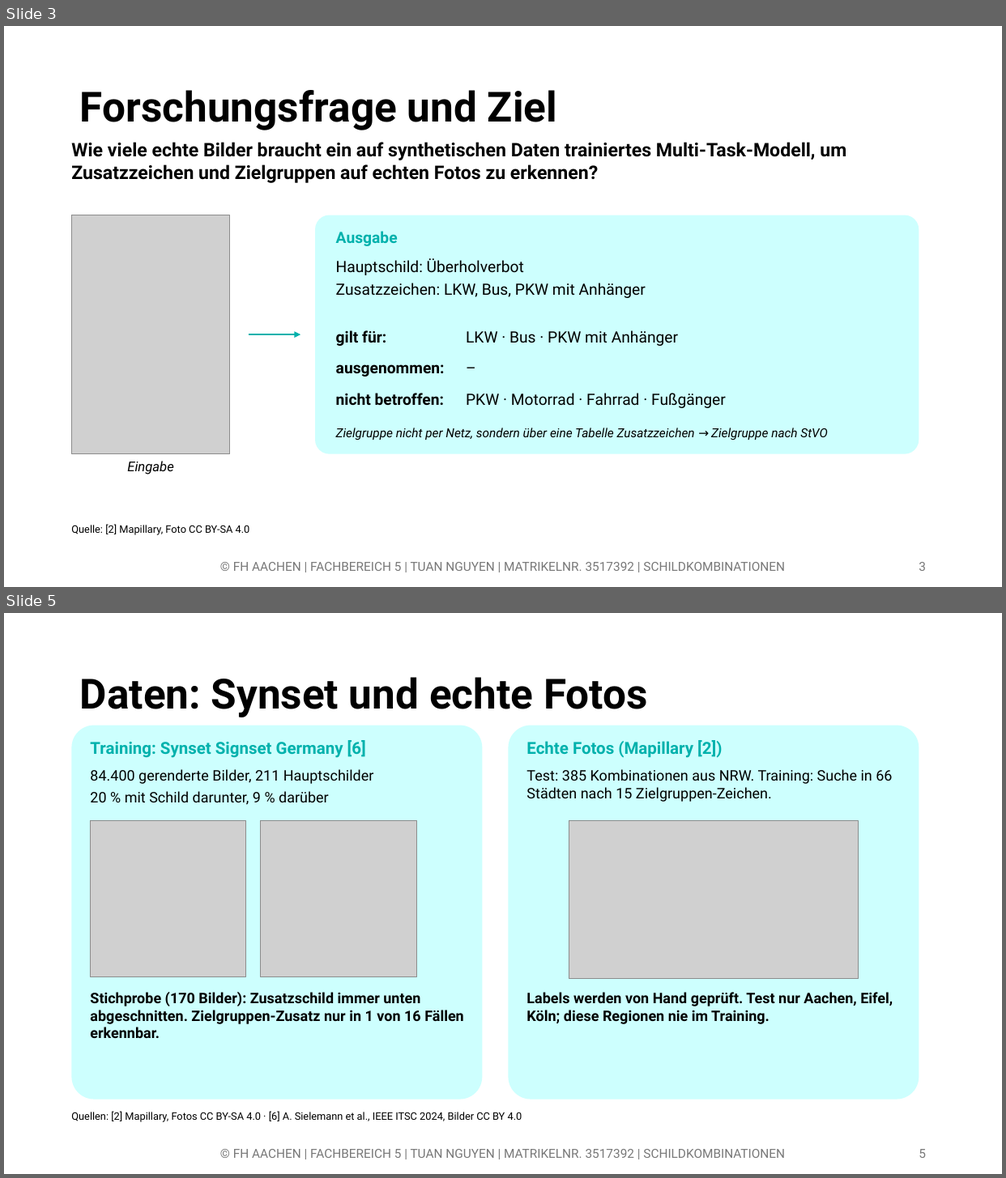
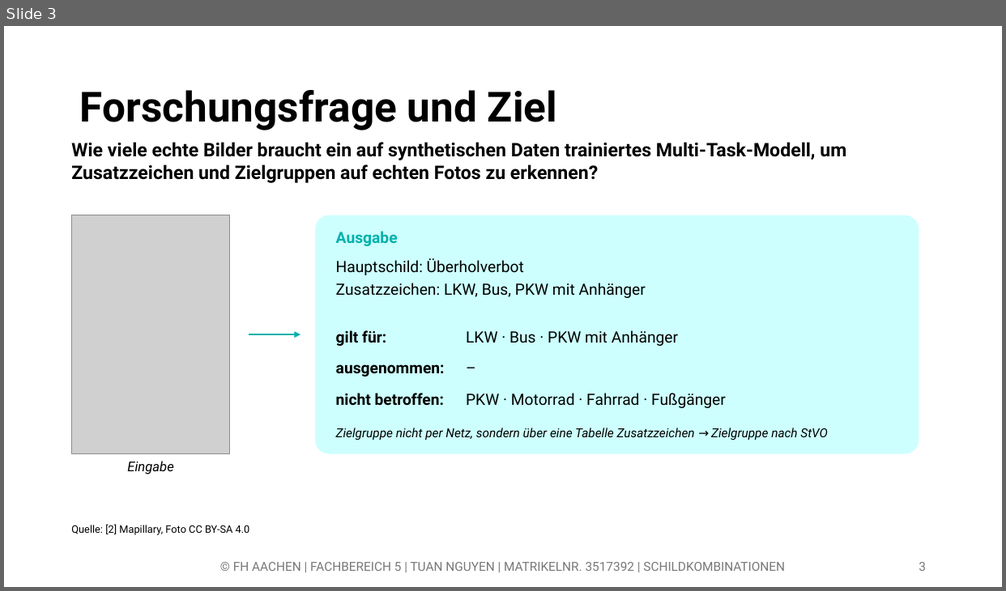
Before and after one commit to tuananh-aa-2001/Traffic-Sign-Recognition-System, a slide deck: praesentationen/01_einstiegspraesentation.pptx. Shown one above the other, each under a label of ours: slides 3 and 5 before the commit, slide 3 after it; the slides between them are not shown. The pictures are 1006x1178 and 1006x591 pixels, drawn with LibreOffice and Linux fonts; fonts in the diff are those of the drawing; grey boxes stand for pictures; background and template pictures are left out. Boxes give left, top, right and bottom in pixels: in the first picture for what was removed or moved away, otherwise in the second. Text is boxed around its words. In the diff, an @@ line names an element or a change of style, - is before the commit and + after.

```diff
--- a/praesentationen/01_einstiegspraesentation.pptx
+++ b/praesentationen/01_einstiegspraesentation.pptx
@@ slide 5 removed at [4,613,1002,1174], background #FFFFFF @@
@@ title removed at [80,677,647,717] @@
-Daten: Synset und echte Fotos
@@ rounded rectangle removed at [71,726,483,1100] @@
@@ rounded rectangle removed at [509,726,919,1100] @@
@@ text removed at [90,740,366,758] @@
-Training: Synset Signset Germany [6]
@@ text removed at [526,740,722,758] @@
-Echte Fotos (Mapillary [2])
@@ text removed at [90,769,374,805] @@
-84.400 gerenderte Bilder, 211 Hauptschilder
-20 % mit Schild darunter, 9 % darüber
@@ text removed at [526,769,892,802] @@
-Test: 385 Kombinationen aus NRW. Training: Suche in 66 Städten nach 15 Zielgruppen-Zeichen.
@@ picture removed at [90,821,246,977] @@
@@ picture removed at [261,821,416,977] @@
@@ picture removed at [569,821,859,979] @@
@@ text removed at [90,992,464,1024] @@
-Stichprobe (170 Bilder): Zusatzschild immer unten abgeschnitten. Zielgruppen-Zusatz nur in 1 von 16 Fällen erkennbar.
@@ text removed at [526,992,893,1024] @@
-Labels werden von Hand geprüft. Test nur Aachen, Eifel, Köln; diese Regionen nie im Training.
@@ text removed at [71,1111,522,1122] @@
-Quellen: [2] Mapillary, Fotos CC BY-SA 4.0 · [6] A. Sielemann et al., IEEE ITSC 2024, Bilder CC BY 4.0
@@ text removed at [233,1149,785,1158] @@
-© FH AACHEN | FACHBEREICH 5 | TUAN NGUYEN | MATRIKELNR. 3517392 | SCHILDKOMBINATIONEN
@@ page number removed at [918,1149,926,1158] @@
-5
```
Also in this commit, not shown: 1 slide changed, 2 other slides removed.
